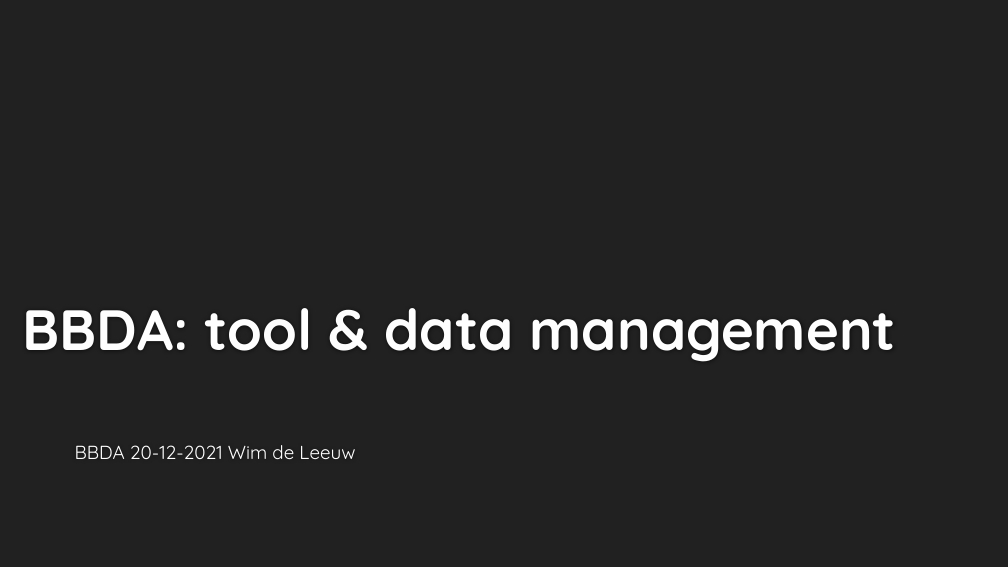
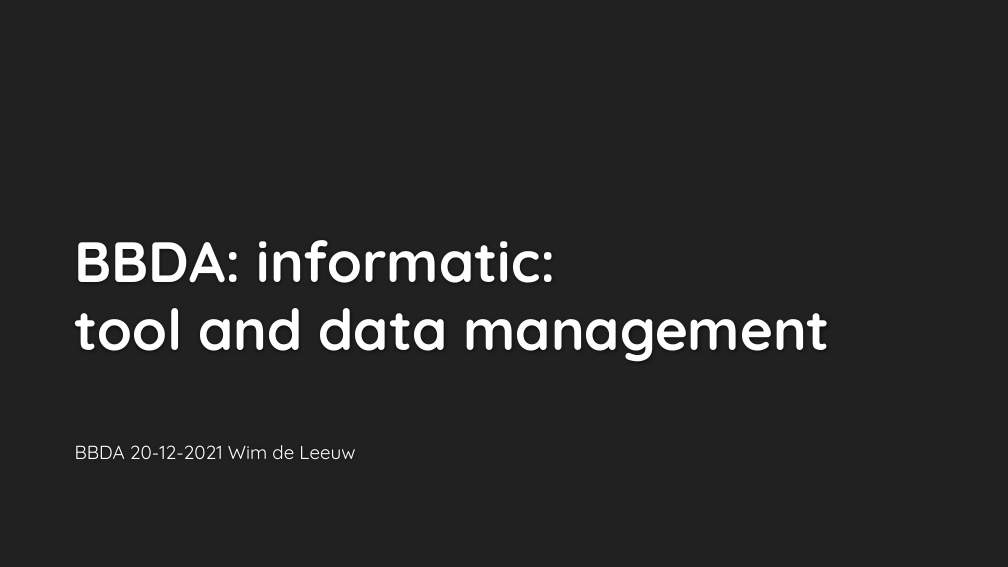
Before and after one commit to wdeleeuw/BBDA_git_course, a slide deck: slide 1 of GitConda.pptx. Drawn at 1008x567 pixels with LibreOffice and Linux fonts; fonts in the diff are those of the drawing; background and template pictures are left out. Boxes give left, top, right and bottom in pixels: in the first picture for what was removed or moved away, otherwise in the second. Text is boxed around its words. In the diff, an @@ line names an element or a change of style, - is before the commit and + after.

```diff
--- a/GitConda.pptx
+++ b/GitConda.pptx
@@ title at [75, 240, 831, 362]: text changed @@
-BBDA: tool & data management
+BBDA: informatic:
+tool and data management
```
Also in this commit, not shown: 4 other slides changed, 7 slides added, 3 slides removed.
